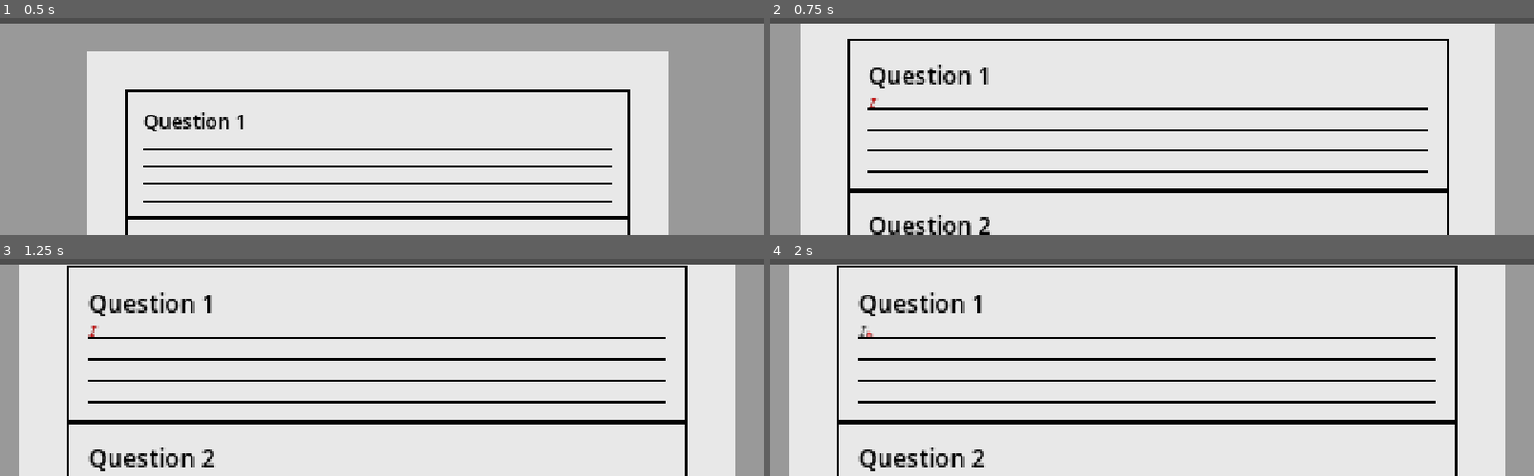
Above: before the commit, frames 1-4 (two rows, left to right).
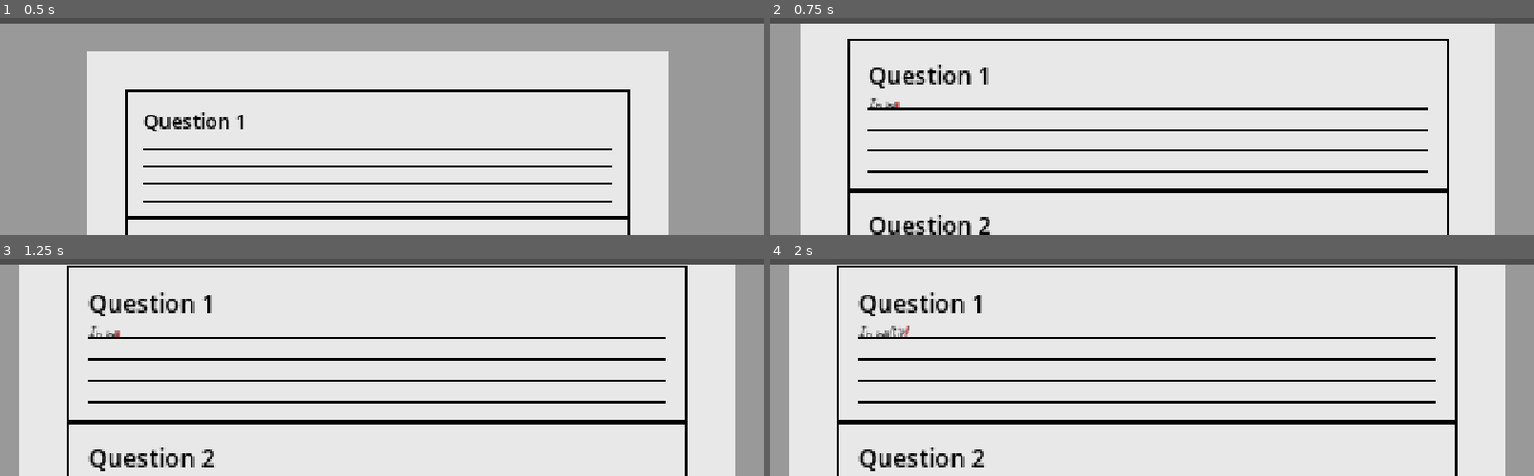
Above: after the commit, the same moments.

Repository: Dev-Hauffman/Magnum_Factum
Game: Godot game, scene res://scenes/test_scene/test_scene.tscn
Two runs of this game, one before a commit and one after it. Both use one fixed random seed, a clock stepped at 60 frames per second and the inputs below. This scene is started directly instead of the project's main scene.
Inputs (mouse positions are in pixels of both pictures, inside the frame that each line leads up to):
- Up to frame 1 (0.5 s): no input
- Up to frame 2 (0.75 s): drag from (1144, 154) to (outside the picture) at 0.52 s
- Up to frame 3 (1.25 s): no input
- Up to frame 4 (2 s): drag from (999, 282) to (1113, 347) at 1.27 s

Frame 1 is identical in both runs. In frame 2, less than 0.1% of the frame differs, in the area x 13-17%, y 36-42%; in frame 3, less than 0.1%; in frame 4, 0.2%, in the area x 12-19%, y 30-36%.

Commit message:
reworked leading letter

Diff:
--- a/scenes/test_scene/test_screen/question.gd
+++ b/scenes/test_scene/test_screen/question.gd
@@ -16,7 +16,7 @@
 #var note_taker_font_2 = load("res://resources/fonts/note-taker.ttf")
 var caveat_font = load("res://resources/fonts/Caveat-VariableFont_wght.ttf")
 
-var visible_character_amout:int = 1
+var visible_character_amount:int = 5
 
 var current_character:RichTextLabel
 var character_current_position
@@ -71,7 +71,7 @@
 		#eliminate this
 		await get_tree().create_timer(0.01).timeout # it's here because only in the next frame it updates the wrapping (from what I remember)
 		number_of_lines += question_text.get_line_count()
-		question_text.visible_characters = 0
+		question_text.visible_characters = 0 # cannot be before "get_line_count()"
 		paragraphs.append(question_text)
 	#TO-DO: make its own method for this and called it next frame to eliminate timer
 	for line in number_of_lines:
@@ -109,39 +109,41 @@
 	if can_click:
 		if event is InputEventMouseButton and event.pressed and (event.button_index == MOUSE_BUTTON_LEFT or event.button_index == MOUSE_BUTTON_RIGHT):
 			if current_paragraph_index < paragraphs.size():
-				paragraphs[current_paragraph_index].visible_characters += visible_character_amout
-				update_character_position()
 				emit_signal("clicked")
-				if paragraphs[current_paragraph_index].visible_ratio >= 1:
-					current_score += maximum_score / paragraphs.size()
-					current_paragraph_index += 1
-					print_debug(current_score)
-					if current_paragraph_index == paragraphs.size():
-						current_character.queue_free()
+				for i in visible_character_amount:
+					paragraphs[current_paragraph_index].visible_characters += 1
+					if paragraphs[current_paragraph_index].visible_ratio >= 1:
+						current_score += maximum_score / paragraphs.size()
+						update_character_position() #has to be before increase in current_paragraph_index or won't update
+						current_paragraph_index += 1
 						print_debug(current_score)
+						if current_paragraph_index == paragraphs.size():
+							current_character.queue_free()
+							print_debug(current_score)
+						break
+					else:
+						update_character_position()
 
 
 func update_character_position():
 	#get current letter and set current letter to the richlabel
+
 	var current_paragraph:RichTextLabel = paragraphs[current_paragraph_index]
 	if current_letter >= current_paragraph.text.length():
-	#var paragraph_current_string = current_paragraph.text.substr(0, 5)
 		return
+	#var paragraph_current_string = current_paragraph.text.substr(current_letter, visible_character_amout)
 	var paragraph_current_string = current_paragraph.text[current_letter]
 	current_character.text = paragraph_current_string
 	#update to next position
 	var character_size:Vector2
-	#print_debug(current_paragraph.text.substr(initial_letter, current_letter_index + 1))
 	#print_debug("Initial letter: %d" % initial_letter)
 
 	if current_paragraph.get_character_line(current_letter) > current_line:
-		print_debug("it's here now")
 		initial_letter = current_letter
 		current_letter_index = 0
 		current_letter += 1
 		current_line += 1
 		character_size = current_paragraph.get_theme_font("normal_font").get_string_size(current_paragraph.text.substr(initial_letter, current_letter_index + 1),1,-1,6)
-		print_debug(current_paragraph.text.substr(initial_letter, current_letter_index + 1))
 		var line_separation = current_paragraph.get_theme_constant("line_separation")
 		var string_x_size = character_initial_position.x
 		var string_y_size = character_size.y
@@ -156,28 +158,31 @@
 		current_letter_index += 1
 
 	elif paragraphs[current_paragraph_index].visible_ratio >= 1:
-		character_current_position = character_next_position
-		#print_debug("now here")
+		print_debug("got here")
 		current_line = 0
 		current_letter_index = 0
 		current_letter = 0
 		initial_letter = 0
 		if current_paragraph_index + 1 < paragraphs.size():
-			character_initial_position = paragraphs[current_paragraph_index + 1].global_position
+			current_paragraph = paragraphs[current_paragraph_index + 1]
 		else:
-			character_initial_position = paragraphs[current_paragraph_index].global_position
+			current_paragraph = paragraphs[current_paragraph_index]
+		paragraph_current_string = current_paragraph.text[current_letter]
+		current_character.text = paragraph_current_string
+
+		character_initial_position = current_paragraph.global_position
 		#character_size = current_paragraph.get_theme_font("normal_font").get_string_size(current_paragraph.text.substr(initial_letter, current_letter_index + 1),1,-1,6)
 		#var line_separation = current_paragraph.get_theme_constant("line_separation")
 		#var string_x_size = character_initial_position.x
 		#var string_y_size = character_size.y
 		current_height = 0
 		character_next_position = character_initial_position
+		character_current_position = character_next_position
 
 	else:
-		#print_debug("it's here")
 		character_current_position = character_next_position
 		character_size = current_paragraph.get_theme_font("normal_font").get_string_size(current_paragraph.text.substr(initial_letter, current_letter_index + 1),1,-1,6)
-		print_debug(current_paragraph.text.substr(initial_letter, current_letter_index + 1))
+		#print_debug(current_paragraph.text.substr(initial_letter, current_letter_index + 1))
 		character_next_position.x = character_initial_position.x + character_size.x
 		character_next_position.y = current_paragraph.global_position.y + current_height
 		current_letter_index += 1
@@ -186,4 +191,4 @@
 	# TODO:
 	# Last letter bfore paragraph is get in the wrong paragraph (done)
 	# second letter of new line is getting in wrong position (first letter position) (done)
-	# Wrong number of underlines
+	# Wrong number of underlines (done)
